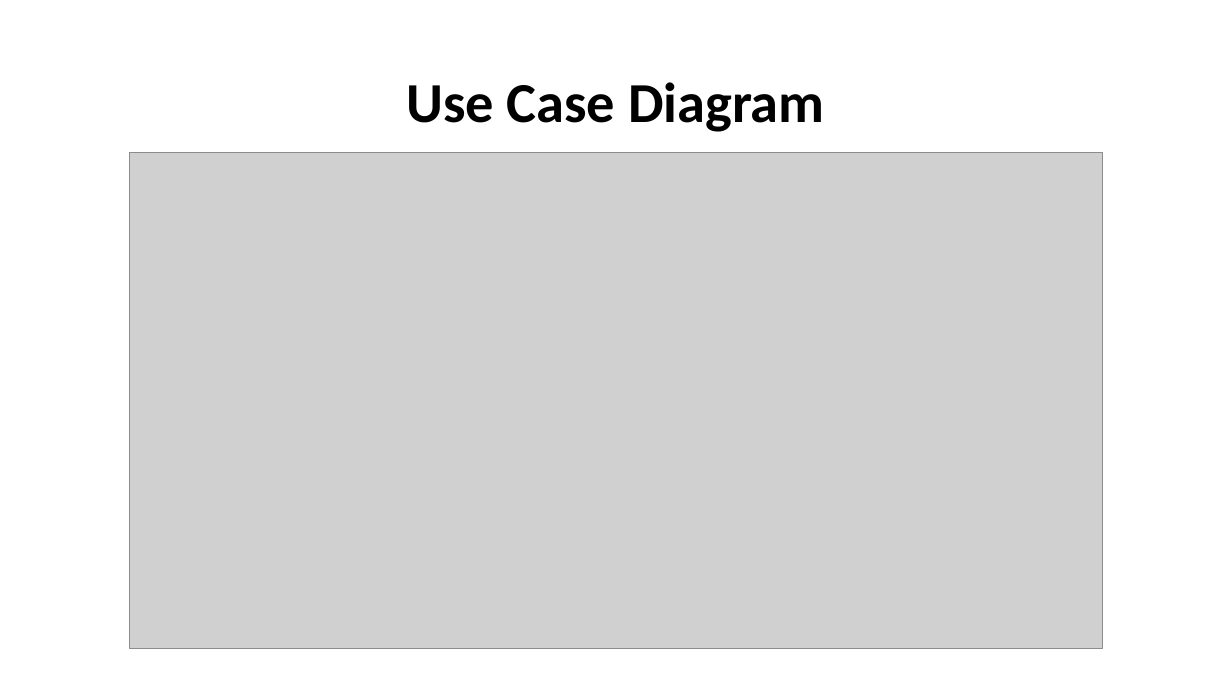
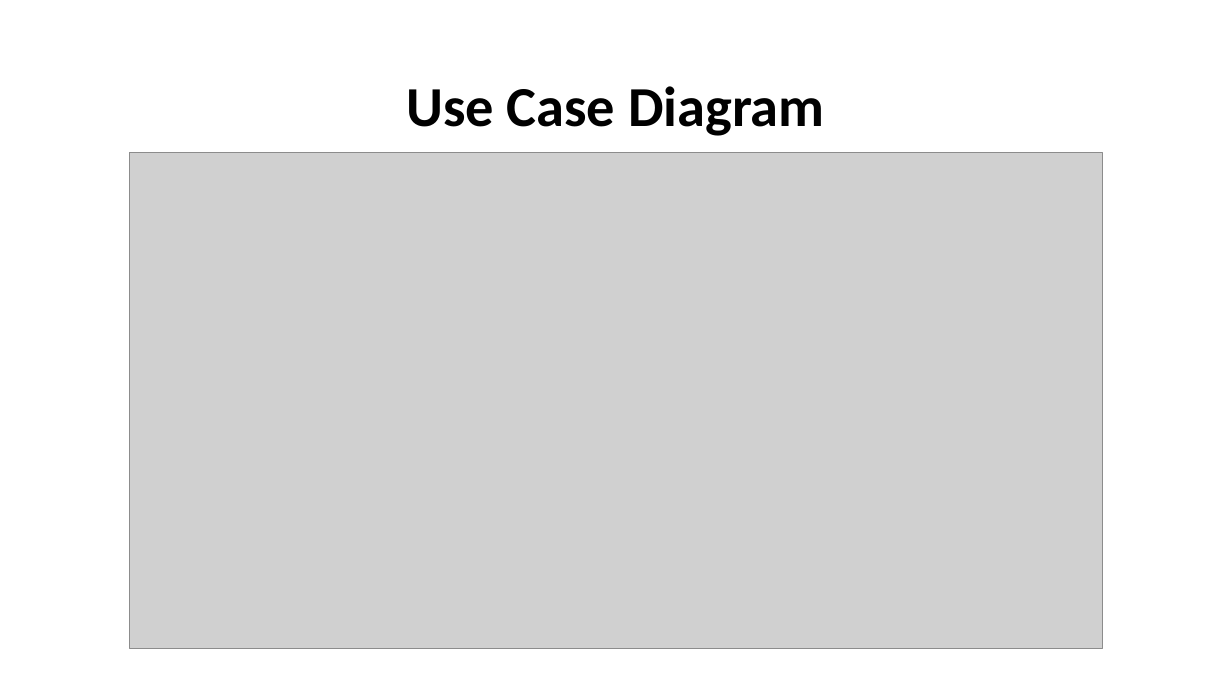
Before and after one commit to PosSystems/pos, a slide deck: slide 4 of PoS Systems.pptx. Drawn at 1232x693 pixels with LibreOffice and Linux fonts; fonts in the diff are those of the drawing; grey boxes stand for pictures. Boxes give left, top, right and bottom in pixels: in the first picture for what was removed or moved away, otherwise in the second. Text is boxed around its words. In the diff, an @@ line names an element or a change of style, - is before the commit and + after.

```diff
--- a/PoS Systems.pptx
+++ b/PoS Systems.pptx
@@ text "Use Case Diagram" at <box>406,86,825,136</box>: line spacing 0.9 to 1 @@
```
Also in this commit, not shown: 15 other slides changed, 5 slides added, 2 slides removed, 1 other file.
